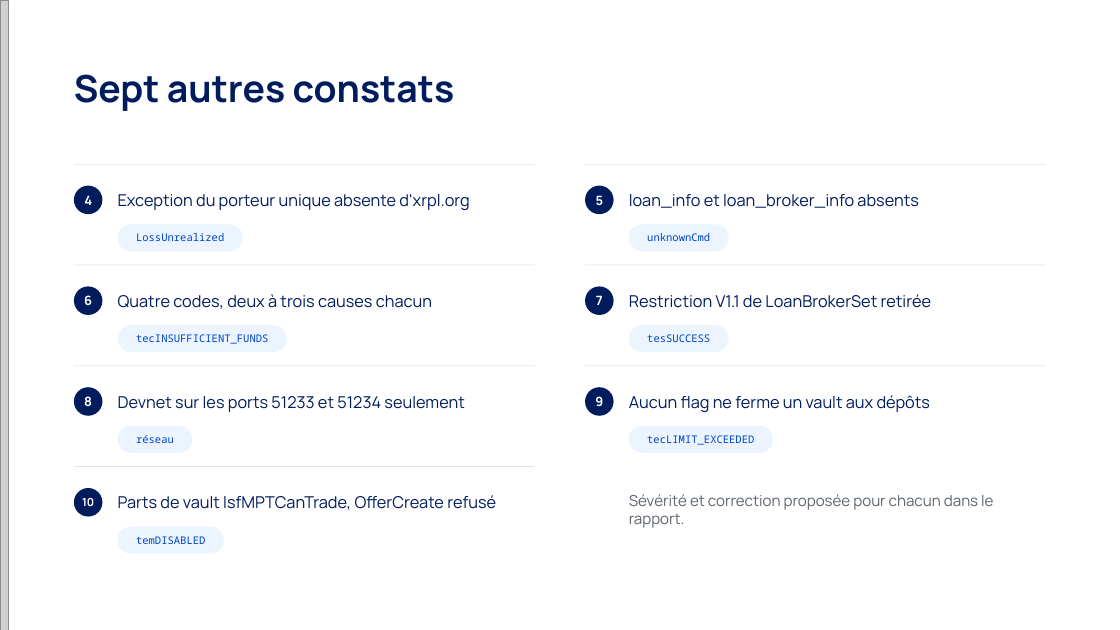
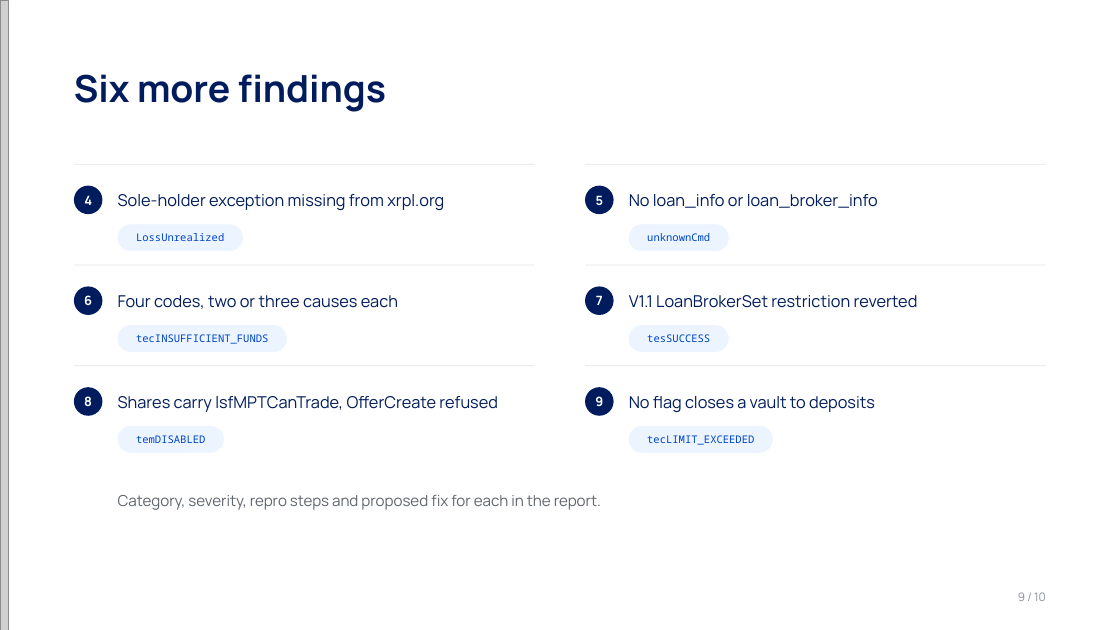
Before and after one commit to charlyppr/exit-lane-xrpl, a slide deck: slide 9 of deck/exit-lane.pptx. Drawn at 1120x630 pixels with LibreOffice and Linux fonts; fonts in the diff are those of the drawing; grey boxes stand for pictures. Boxes give left, top, right and bottom in pixels: in the first picture for what was removed or moved away, otherwise in the second. Text is boxed around its words. In the diff, an @@ line names an element or a change of style, - is before the commit and + after.

```diff
--- a/deck/exit-lane.pptx
+++ b/deck/exit-lane.pptx
@@ text at (74, 74, 386, 112): text changed @@
-Sept autres constats
+Six more findings
@@ text at (118, 194, 444, 210): text changed @@
-Exception du porteur unique absente d'xrpl.org
+Sole-holder exception missing from xrpl.org
@@ text at (629, 194, 878, 208): text changed @@
-loan_info et loan_broker_info absents
+No loan_info or loan_broker_info
@@ text at (118, 295, 398, 309): text changed @@
-Quatre codes, deux à trois causes chacun
+Four codes, two or three causes each
@@ text at (629, 295, 918, 308): text changed @@
-Restriction V1.1 de LoanBrokerSet retirée
+V1.1 LoanBrokerSet restriction reverted
@@ text at (118, 396, 498, 412): text changed @@
-Devnet sur les ports 51233 et 51234 seulement
+Shares carry lsfMPTCanTrade, OfferCreate refused
@@ text at (629, 396, 875, 412): text changed @@
-Aucun flag ne ferme un vault aux dépôts
+No flag closes a vault to deposits
@@ text "temDISABLED": place and size @@
-text "temDISABLED" at (136, 536, 205, 544)
+text "temDISABLED" at (136, 435, 205, 443)
@@ rounded rectangle: place and size @@
-rounded rectangle at (118, 426, 192, 453)
+rounded rectangle at (118, 426, 223, 453)
@@ text removed at (136, 435, 174, 443) @@
-réseau
@@ rectangle removed at (74, 466, 535, 467) @@
@@ ellipse removed at (74, 488, 103, 517) @@
@@ text removed at (118, 495, 496, 510) @@
-Parts de vault lsfMPTCanTrade, OfferCreate refusé
@@ text added at (118, 495, 601, 510), 13 pt, text #5F666E @@
+Category, severity, repro steps and proposed fix for each in the report.
@@ text removed at (629, 494, 993, 528) @@
-Sévérité et correction proposée pour chacun dans le rapport.
@@ rounded rectangle removed at (118, 527, 223, 554) @@
@@ text at (1018, 592, 1046, 601): text changed; size 9.5 to 10 pt; text colour #FFFFFF to #8A9199; bold off @@
-10
+9 / 10
```
Also in this commit, not shown: 8 other slides changed, 1 slide added, 1 slide removed, 4 other files.
